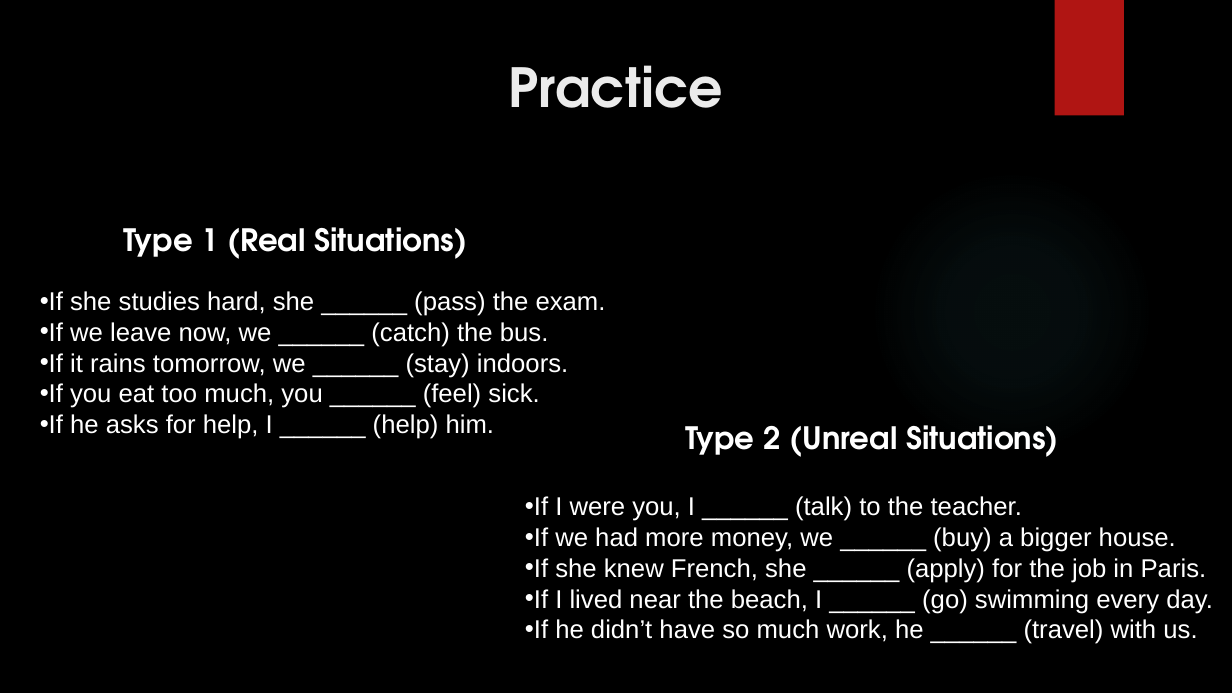
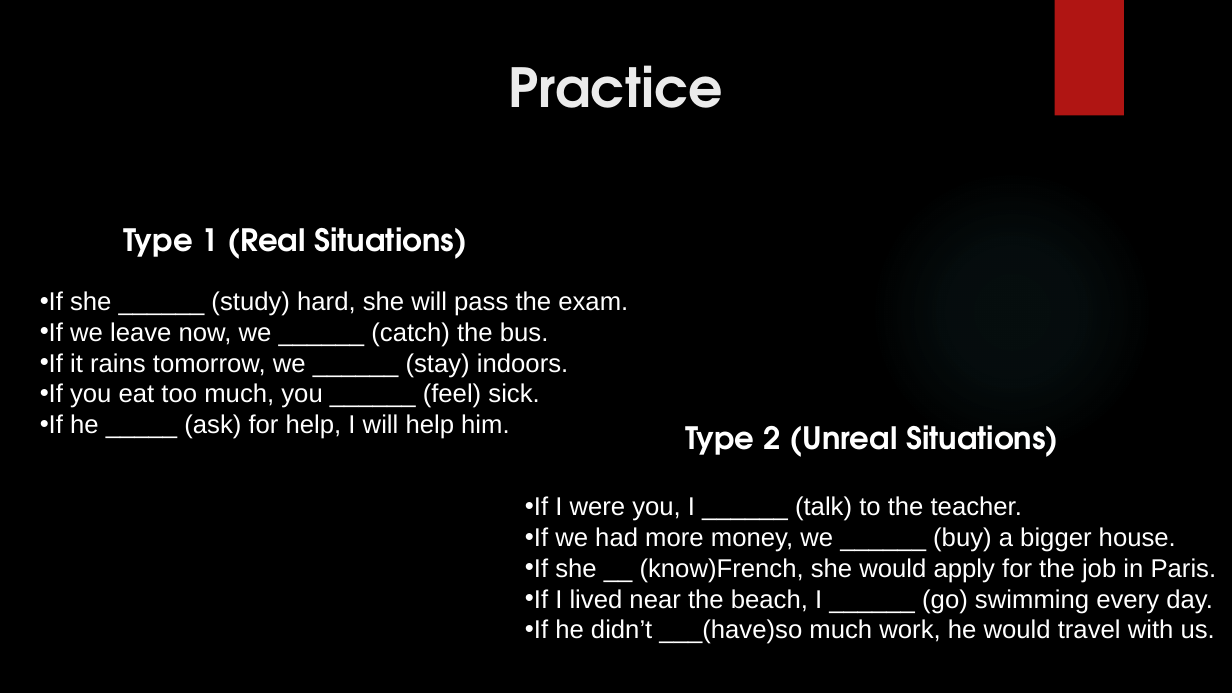
Before and after one commit to Lugan4588/schl, a slide deck: slide 8 of Conditional Sentences Type 1+2.pptx. Drawn at 1232x693 pixels with LibreOffice and Linux fonts; fonts in the diff are those of the drawing; background and template pictures are left out. Boxes give left, top, right and bottom in pixels: in the first picture for what was removed or moved away, otherwise in the second. Text is boxed around its words. In the diff, an @@ line names an element or a change of style, - is before the commit and + after.

```diff
--- a/Conditional Sentences Type 1+2.pptx
+++ b/Conditional Sentences Type 1+2.pptx
@@ text at box(40, 291, 628, 316): text changed @@
-• If she studies hard, she ______ (pass) the exam.
+• If she ______ (study) hard, she will pass the exam.
@@ text at box(40, 414, 510, 439): text changed @@
-• If he asks for help, I ______ (help) him.
+• If he _____ (ask) for help, I will help him.
@@ text at box(525, 558, 1217, 583): text changed @@
-• If she knew French, she ______ (apply) for the job in Paris.
+• If she __ (know)French, she would apply for the job in Paris.
@@ text at box(525, 619, 1215, 644): text changed @@
-• If he didn’t have so much work, he ______ (travel) with us.
+• If he didn’t ___(have)so much work, he would travel with us.
```
Also in this commit, not shown: 2 other slides changed, 1 slide added.
